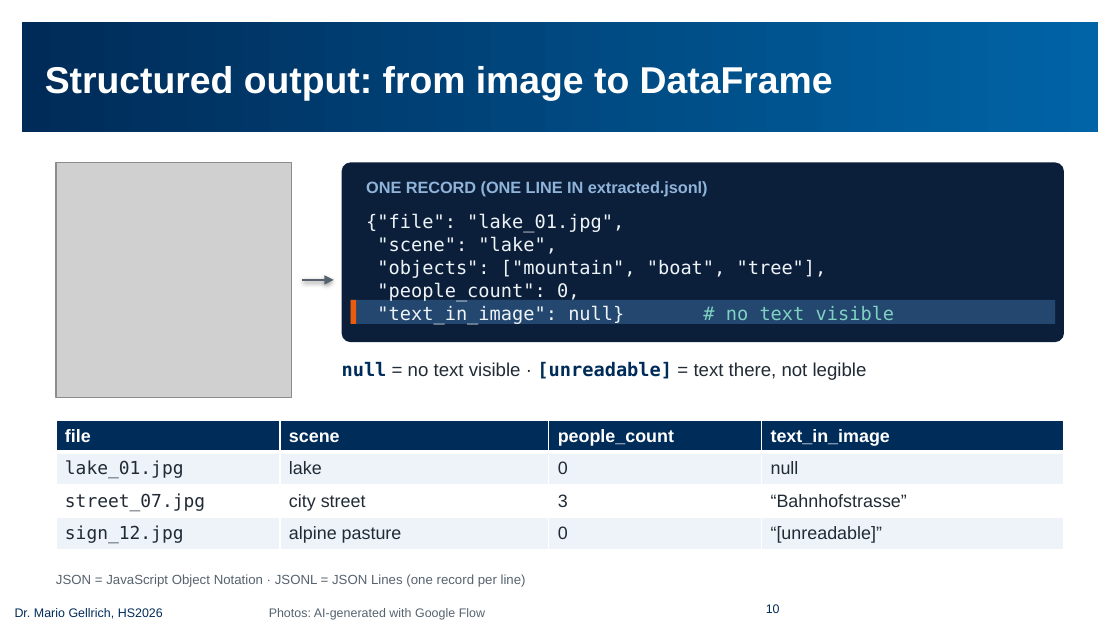
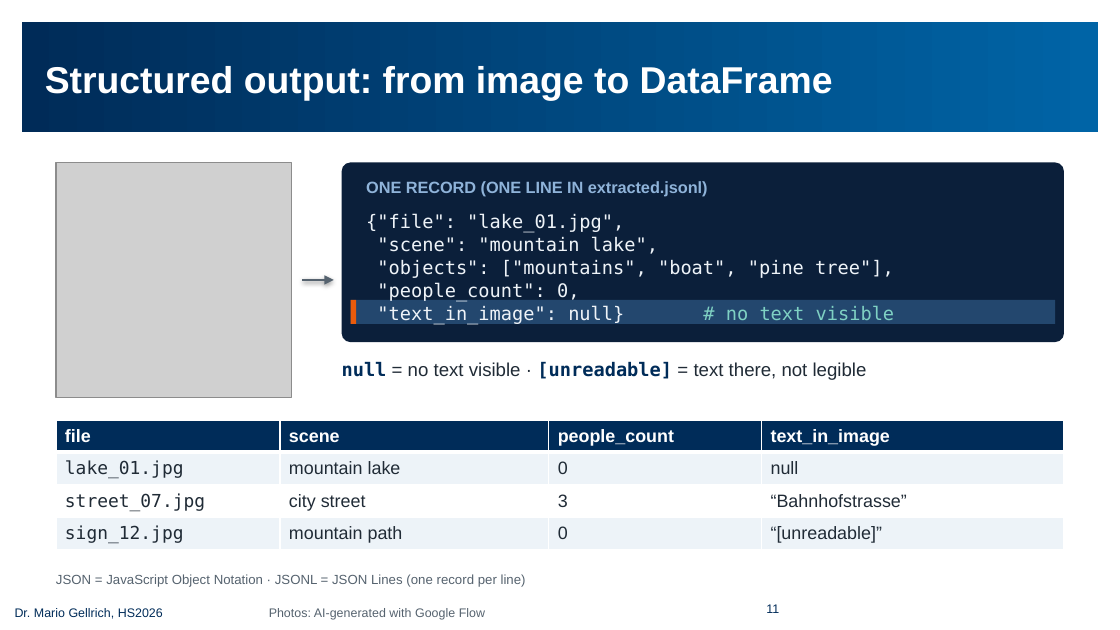
Before and after one commit to mario-gellrich-zhaw/multimodal_extraction_generation, a slide deck: slide 11 of slides/Slides_MSC_Data_Science_Week_13_EN_barrierefrei.pptx (slide 10 before the commit). Drawn at 1120x630 pixels with LibreOffice and Linux fonts; fonts in the diff are those of the drawing; grey boxes stand for pictures; background and template pictures are left out. Boxes give left, top, right and bottom in pixels: in the first picture for what was removed or moved away, otherwise in the second. Text is boxed around its words. In the diff, an @@ line names an element or a change of style, - is before the commit and + after.

```diff
--- a/slides/Slides_MSC_Data_Science_Week_13_EN_barrierefrei.pptx
+++ b/slides/Slides_MSC_Data_Science_Week_13_EN_barrierefrei.pptx
@@ text at [377,236,894,278]: text changed @@
-"scene": "lake",
-"objects": ["mountain", "boat", "tree"],
+"scene": "mountain lake",
+"objects": ["mountains", "boat", "pine tree"],
@@ table at [56,420,1064,550] @@
-row 2, column 2: lake
+row 2, column 2: mountain lake
-row 4, column 2: alpine pasture
+row 4, column 2: mountain path
@@ text at [766,604,779,613]: text changed @@
-10
+11
```
Also in this commit, not shown: 56 other slides changed, 1 slide added, 11 other files.
